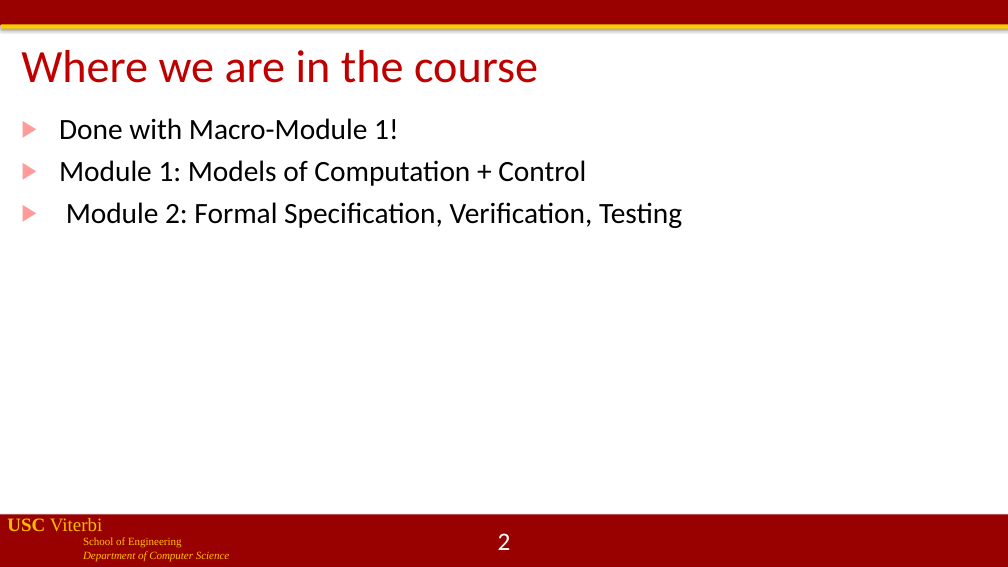
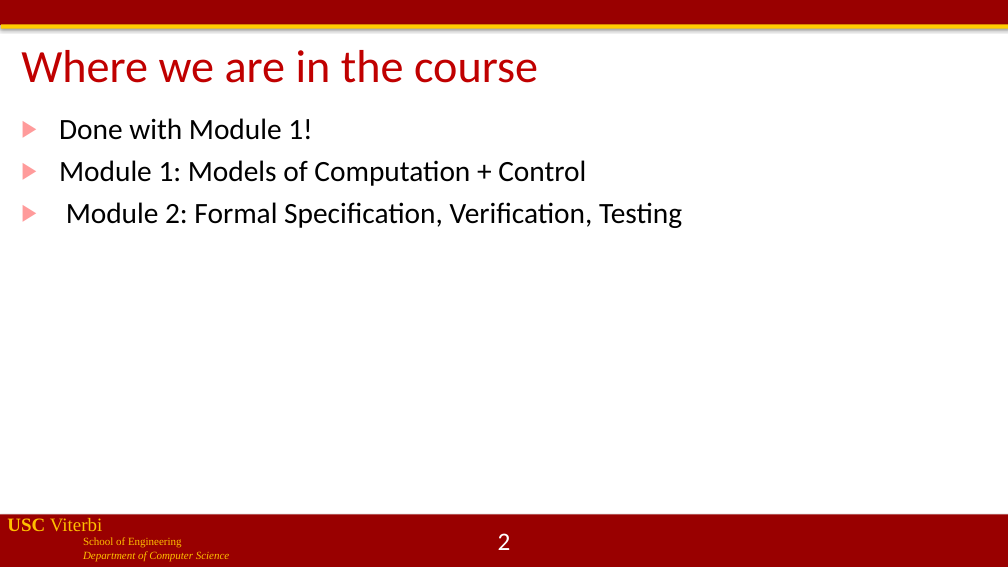
Before and after one commit to jdeshmukh/jdeshmukh.github.io, a slide deck: slide 2 of teaching/cs513slides/lecture6-Requirements and LTL.pptx. Drawn at 1008x567 pixels with LibreOffice and Linux fonts; fonts in the diff are those of the drawing; background and template pictures are left out. Boxes give left, top, right and bottom in pixels: in the first picture for what was removed or moved away, otherwise in the second. Text is boxed around its words. In the diff, an @@ line names an element or a change of style, - is before the commit and + after.

```diff
--- a/teaching/cs513slides/lecture6-Requirements and LTL.pptx
+++ b/teaching/cs513slides/lecture6-Requirements and LTL.pptx
@@ text at (x1=59, y1=118, x2=312, y2=140): text changed @@
-▶ Done with Macro-Module 1!
+▶ Done with Module 1!
```
Also in this commit, not shown: 1 other slide changed, 1 other file.
